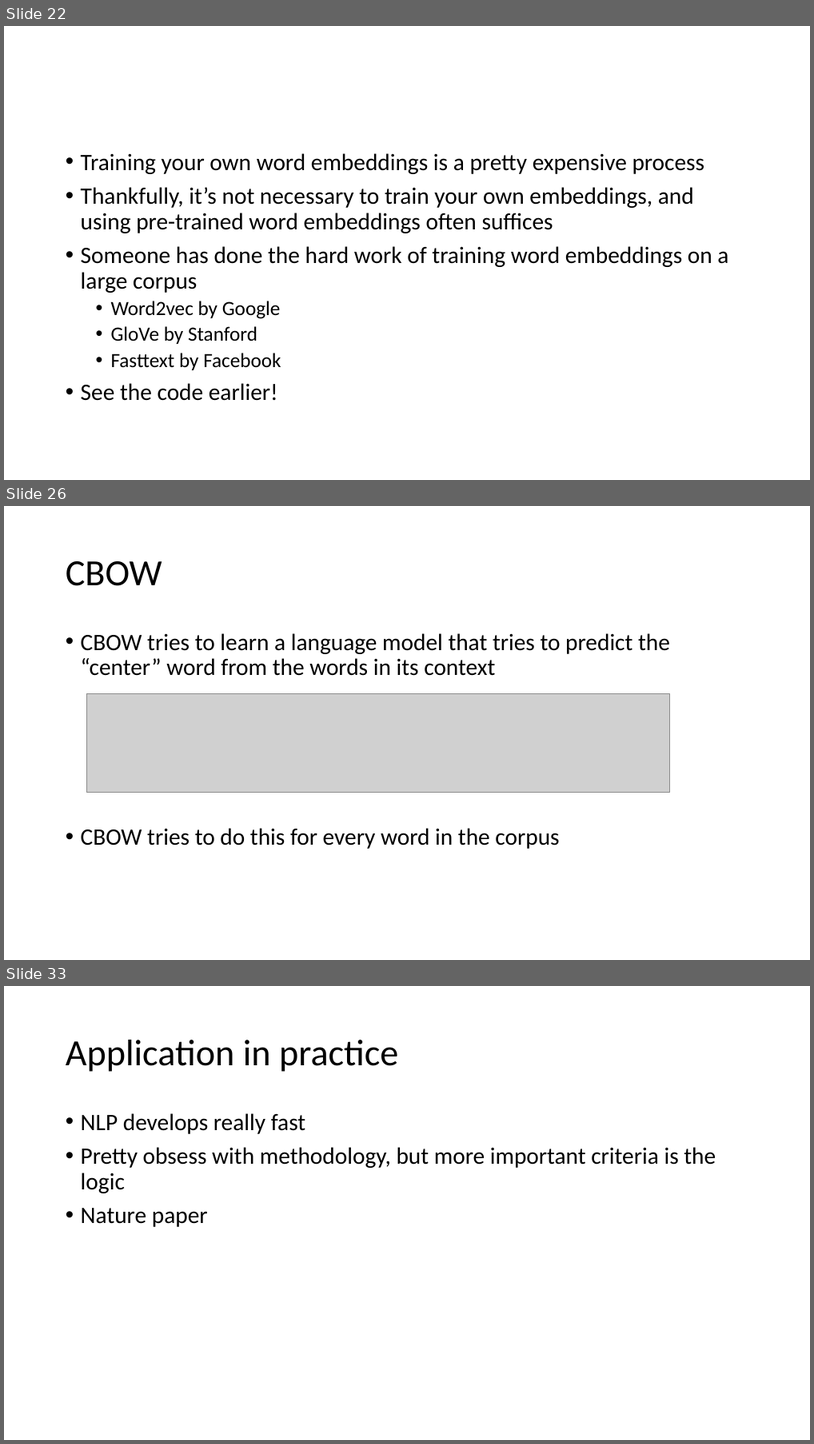
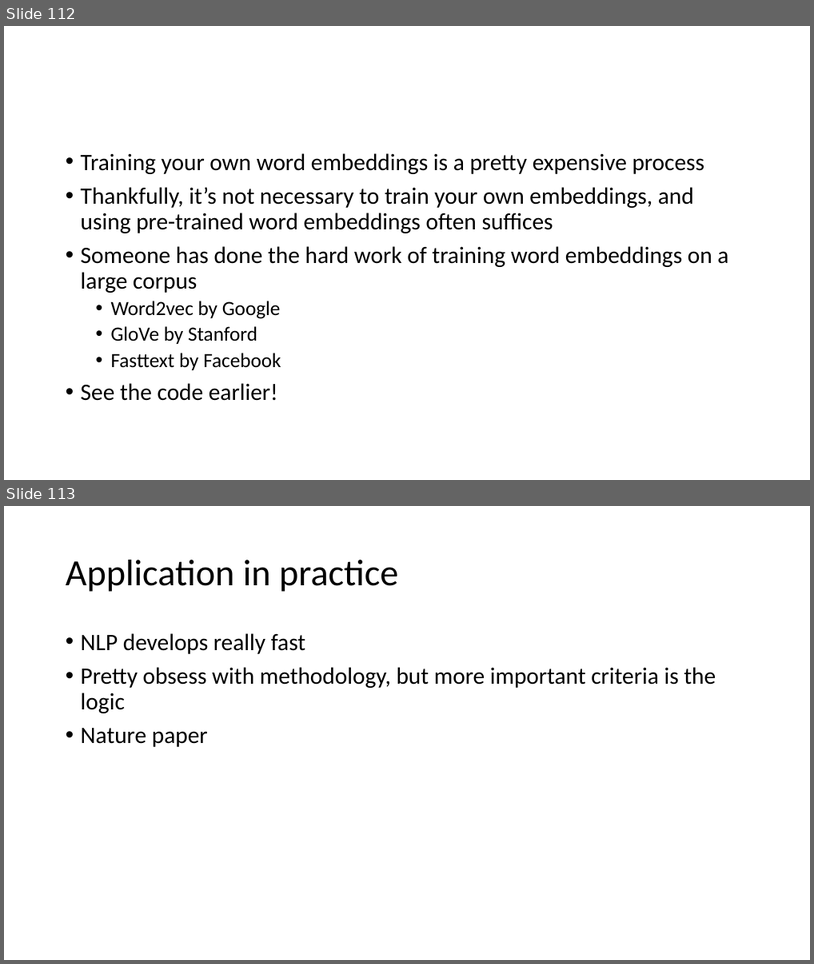
Before and after one commit to YeabinMoonEcon/BUS211, a slide deck: BUS243_NLP/lecture_notes/Lecture6_2.pptx. Shown one above the other, each under a label of ours: slides 22, 26 and 33 before the commit, slides 112 and 113 after it; the slides between them are not shown. The pictures are 814x1444 and 814x964 pixels, drawn with LibreOffice and Linux fonts; fonts in the diff are those of the drawing; grey boxes stand for pictures. Boxes give left, top, right and bottom in pixels: in the first picture for what was removed or moved away, otherwise in the second. Text is boxed around its words. In the diff, an @@ line names an element or a change of style, - is before the commit and + after.

```diff
--- a/BUS243_NLP/lecture_notes/Lecture6_2.pptx
+++ b/BUS243_NLP/lecture_notes/Lecture6_2.pptx
@@ slide 26 removed at [4, 506, 810, 960], background #FFFFFF @@
@@ title removed at [66, 561, 162, 586] @@
-CBOW
@@ text removed at [81, 633, 670, 848] @@
-• CBOW tries to learn a language model that tries to predict the “center” word from the words in its context
-• CBOW tries to do this for every word in the corpus
@@ picture removed at [87, 693, 670, 792] @@
@@ what was slide 22 is now slide 112 @@
@@ what was slide 33 is now slide 113 @@
```
Also in this commit, not shown: 92 slides added, 11 other slides removed, 2 other files.
